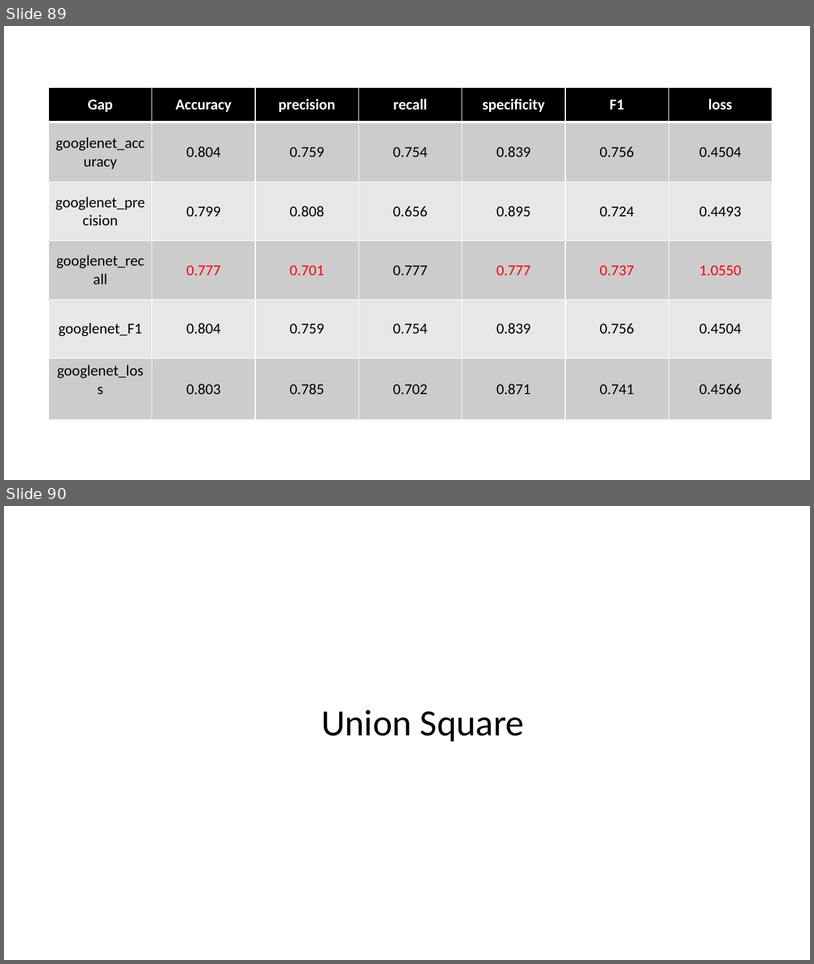
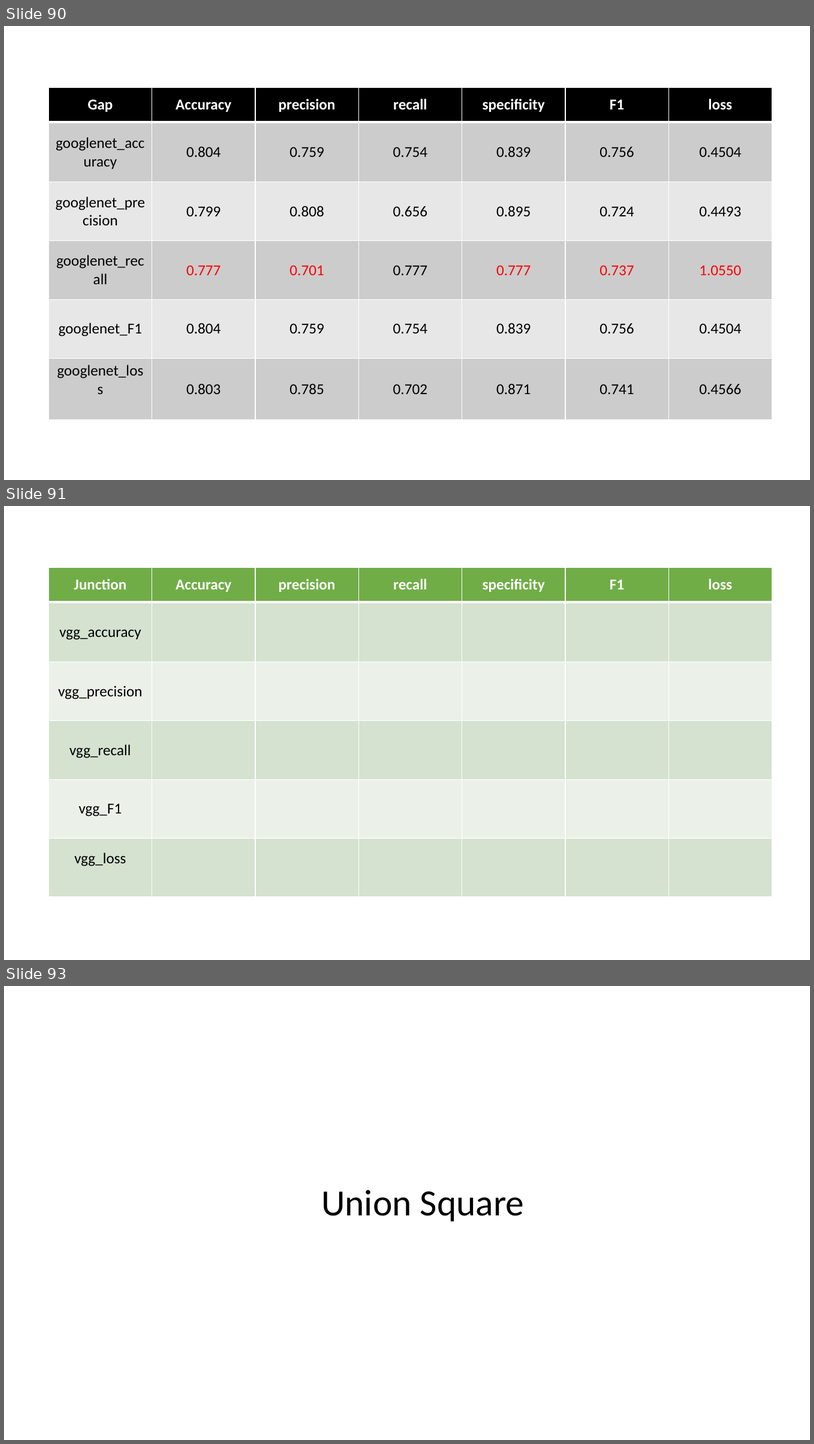
Before and after one commit to ZhouMengjie/bsd-cnn-network, a slide deck: BSD_Figures.pptx. Shown one above the other, each under a label of ours: slides 89 and 90 before the commit, slides 90, 91 and 93 after it; the slides between them are not shown. The pictures are 814x964 and 814x1444 pixels, drawn with LibreOffice and Linux fonts; fonts in the diff are those of the drawing. Boxes give left, top, right and bottom in pixels: in the first picture for what was removed or moved away, otherwise in the second. Text is boxed around its words. In the diff, an @@ line names an element or a change of style, - is before the commit and + after.

```diff
--- a/BSD_Figures.pptx
+++ b/BSD_Figures.pptx
@@ slide 91 added at [4,506,810,960], background #FFFFFF @@
@@ table added at [49,568,773,897], 6 rows, 7 columns @@
+Junction | Accuracy | precision | recall | specificity | F1 | loss
+vgg_accuracy |  |  |  |  |  | 
+vgg_precision |  |  |  |  |  | 
+vgg_recall |  |  |  |  |  | 
+vgg_F1 |  |  |  |  |  | 
+vgg_loss |  |  |  |  |  | 
@@ what was slide 89 is now slide 90 @@
@@ what was slide 90 is now slide 93 @@
```
Also in this commit, not shown: 4 other slides added, 1 other file.
